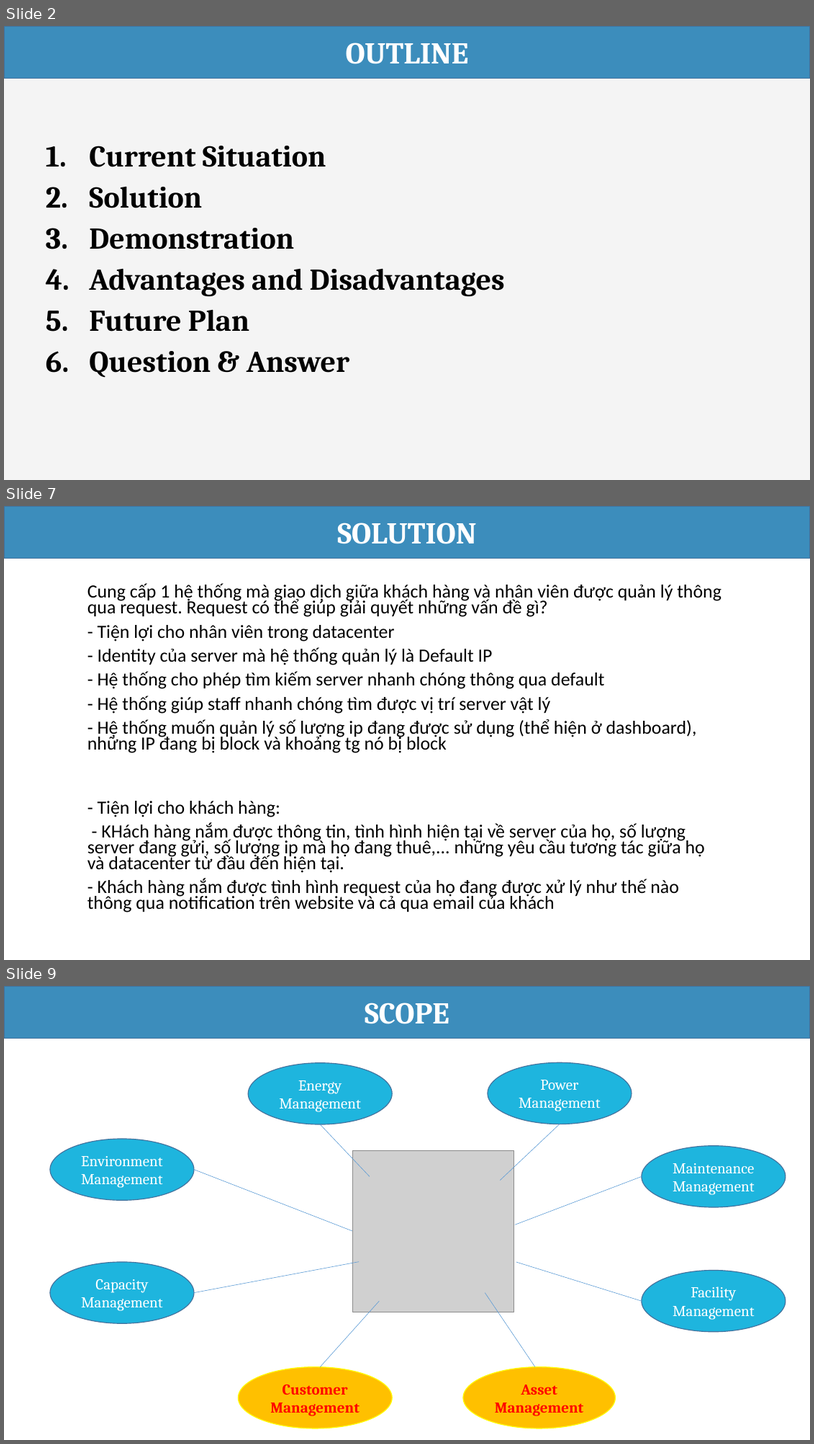
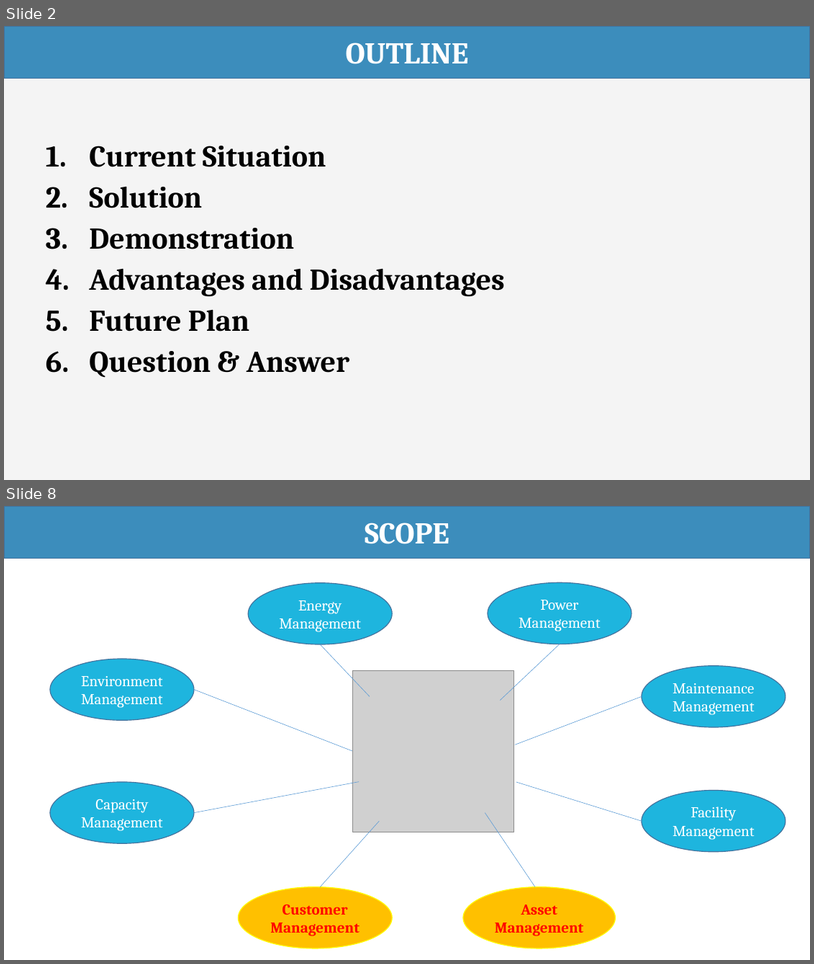
Before and after one commit to haltt051093/IMS-datacenter, a slide deck: Document/Presentation/IMS_20160413_Presentation.pptx. Shown one above the other, each under a label of ours: slides 2, 7 and 9 before the commit, slides 2 and 8 after it; the slides between them are not shown. The pictures are 814x1444 and 814x964 pixels, drawn with LibreOffice and Linux fonts; fonts in the diff are those of the drawing; grey boxes stand for pictures. Boxes give left, top, right and bottom in pixels: in the first picture for what was removed or moved away, otherwise in the second. Text is boxed around its words. In the diff, an @@ line names an element or a change of style, - is before the commit and + after.

```diff
--- a/Document/Presentation/IMS_20160413_Presentation.pptx
+++ b/Document/Presentation/IMS_20160413_Presentation.pptx
@@ slide 7 removed at [4,506,810,960], background #FFFFFF @@
@@ rectangle removed at [4,506,810,558] @@
-SOLUTION
@@ subtitle removed at [88,583,722,912] @@
-Cung cấp 1 hệ thống mà giao dịch giữa khách hàng và nhân viên được quản lý thông qua request. Request có thể giúp giải quyết những vấn đề gì?
-- Tiện lợi cho nhân viên trong datacenter
-- Identity của server mà hệ thống quản lý là Default IP
-- Hệ thống cho phép tìm kiếm server nhanh chóng thông qua default
-- Hệ thống giúp staff nhanh chóng tìm được vị trí server vật lý
-- Hệ thống muốn quản lý số lượng ip đang được sử dụng (thể hiện ở dashboard), những IP đang bị block và khoảng tg nó bị block
-- Tiện lợi cho khách hàng:
-- KHách hàng nắm được thông tin, tình hình hiện tại về server của họ, số lượng server đang gửi, số lượng ip mà họ đang thuê,... những yêu cầu tương tác giữa họ và datacenter từ đầu đến hiện tại.
-- Khách hàng nắm được tình hình request của họ đang được xử lý như thế nào thông qua notification trên website và cả qua email của khách
@@ what was slide 9 is now slide 8 @@
```
Also in this commit, not shown: 2 slides changed, 2 slides added, 3 other slides removed, 4 other files.
